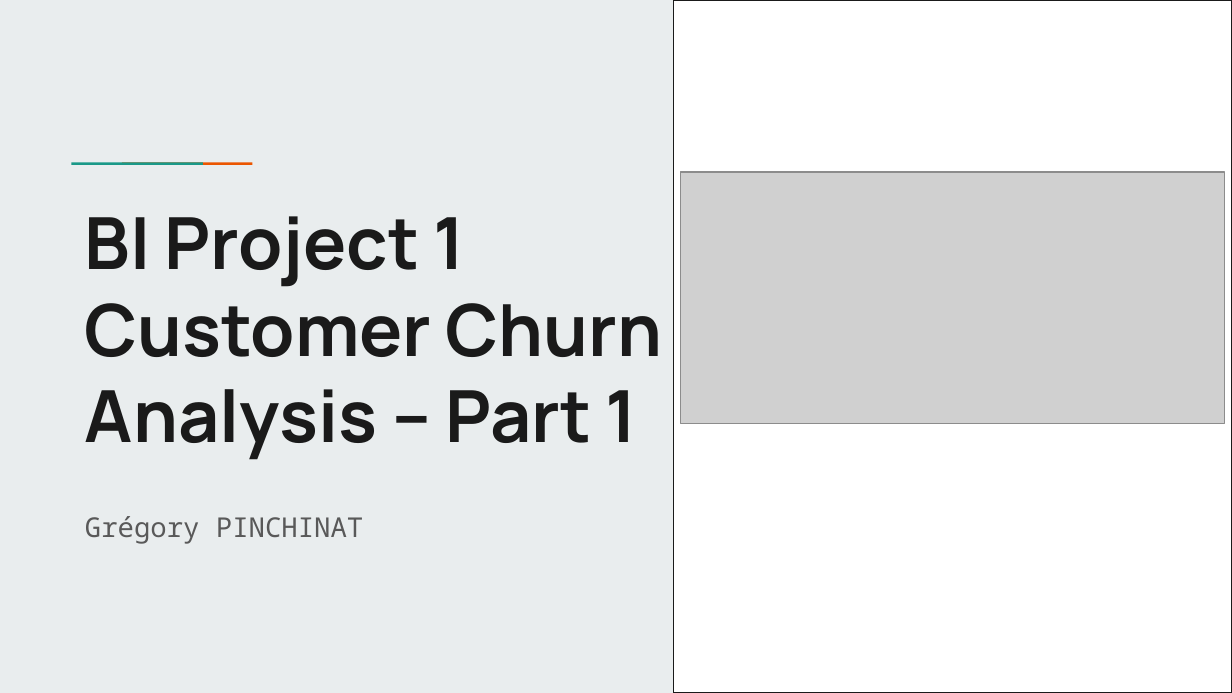
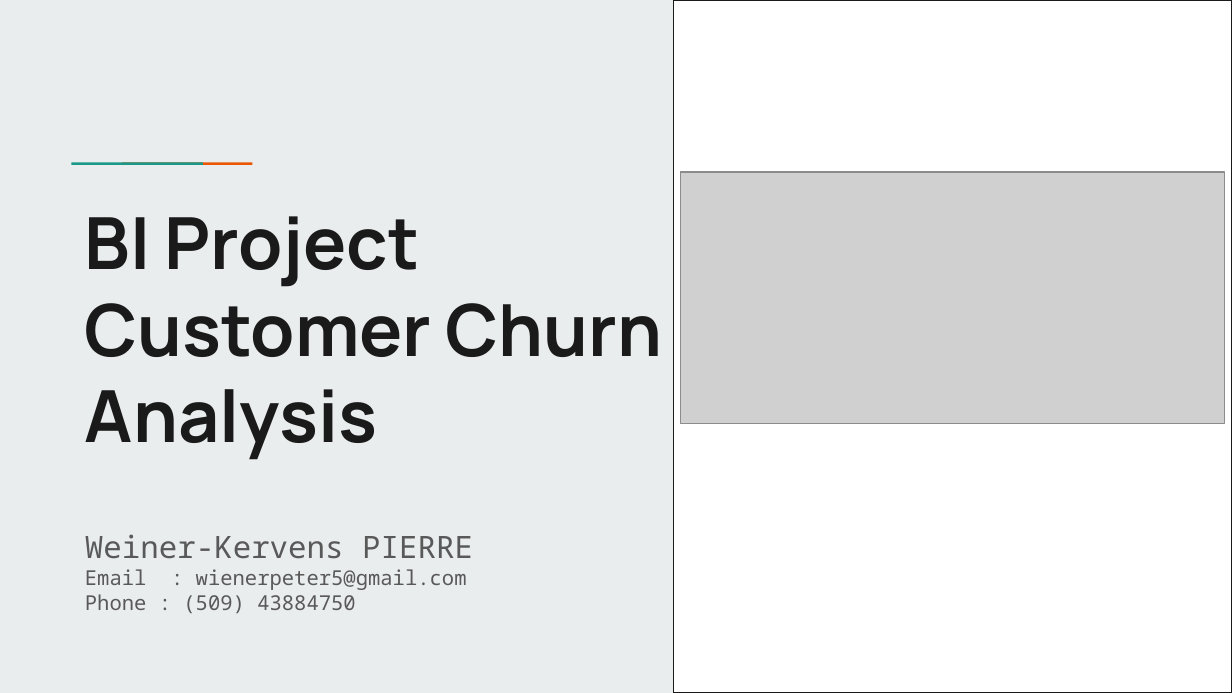
Before and after one commit to weinerkervens/churn_analysis, a slide deck: slide 1 of presentation.pptx. Drawn at 1232x693 pixels with LibreOffice and Linux fonts; fonts in the diff are those of the drawing; grey boxes stand for pictures; background and template pictures are left out. Boxes give left, top, right and bottom in pixels: in the first picture for what was removed or moved away, otherwise in the second. Text is boxed around its words. In the diff, an @@ line names an element or a change of style, - is before the commit and + after.

```diff
--- a/presentation.pptx
+++ b/presentation.pptx
@@ title at <box>85,216,663,460</box>: text changed @@
-BI Project 1
-Customer Churn
-Analysis – Part 1
+BI Project
+Customer Churn
+Analysis
@@ subtitle at <box>85,534,473,613</box>: text changed; size 16 to 12 pt @@
-Grégory PINCHINAT
+Weiner-Kervens PIERRE
+Email : wienerpeter5@gmail.com
+Phone : (509) 43884750
```
Also in this commit, not shown: 3 other slides changed, 9 slides added, 3 slides removed.
